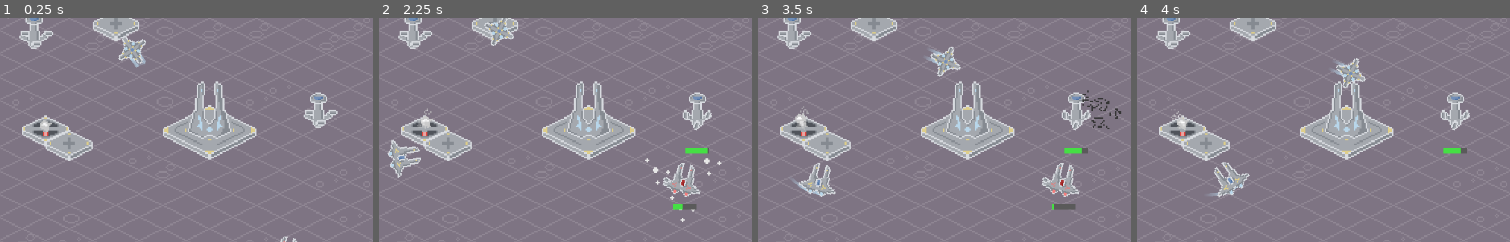
Above: before the commit, frames 1-4 (left to right).
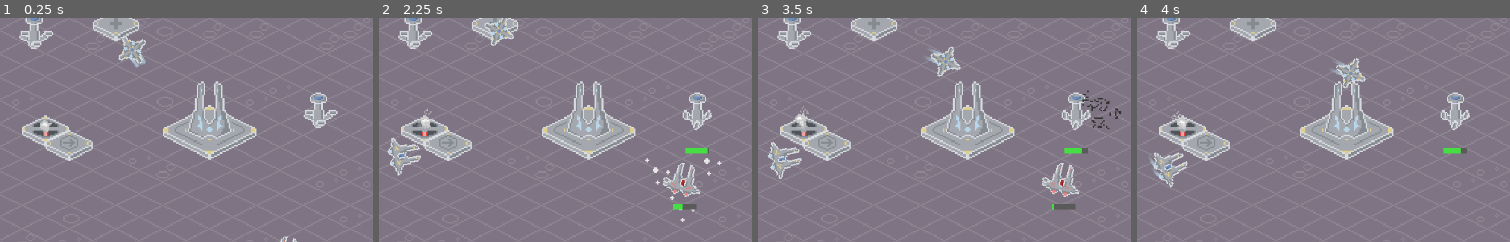
Above: after the commit, the same moments.

Repository: kevinn-t/cmpm-170-tower-defense
Game: Godot game, scene res://main scene.tscn
Same seed, same stepped clock (60 frames per second), same inputs: the game is played once before the commit and once after it.
Inputs:
- Up to frame 1 (0.25 s): no input
- Up to frame 2 (2.25 s): click "Unselect" at 0.5 s; click "city" at 1.25 s; click "habitat" at 2 s
- Up to frame 3 (3.5 s): click "drill" at 2.75 s
- Up to frame 4 (4 s): click "ship depot" at 3.5 s
The pictures show only the part of the screen within x 27-77%, y 25-75%; the shares and areas given below are measured in that part.

The runs differ from the first frame. In frame 1, less than 0.1% of the frame differs, in the area x 16-21%, y 52-59%; in frame 2, 0.7%; in frame 3, 1.4%; in frame 4, 1.5%, in the area x 3-31%, y 52-81%.

Commit message:
fix ship depot texture reference

Diff:
--- a/Prefabs/ship_depot.tscn
+++ b/Prefabs/ship_depot.tscn
@@ -1,8 +1,13 @@
-[gd_scene load_steps=4 format=3 uid="uid://dml41df75scnh"]
+[gd_scene load_steps=6 format=3 uid="uid://dml41df75scnh"]
 
 [ext_resource type="Script" uid="uid://cao6f1elr876n" path="res://Scripts/ship_depot.gd" id="1_ierel"]
 [ext_resource type="PackedScene" uid="uid://riooch6ao270" path="res://Prefabs/Previews/ship_depot_sprite.tscn" id="2_qpmyw"]
+[ext_resource type="Texture2D" uid="uid://ngf8x83gaik2" path="res://Art/ship_homes-Sheet.png" id="3_532he"]
 [ext_resource type="Texture2D" uid="uid://dqv4103k2w5on" path="res://Art/diamond.svg" id="3_oaqhv"]
+
+[sub_resource type="AtlasTexture" id="AtlasTexture_ox7xa"]
+atlas = ExtResource("3_532he")
+region = Rect2(32, 0, 32, 32)
 
 [node name="Ship Depot" type="StaticBody2D" groups=["ship_depot"]]
 y_sort_enabled = true
@@ -10,6 +15,7 @@
 script = ExtResource("1_ierel")
 
 [node name="Sprite2D" parent="." instance=ExtResource("2_qpmyw")]
+texture = SubResource("AtlasTexture_ox7xa")
 
 [node name="Dummy" type="CollisionPolygon2D" parent="."]
 polygon = PackedVector2Array(16, 0, 0, -8, -16, 0, 0, 8)
--- a/Scripts/transport_ship.gd
+++ b/Scripts/transport_ship.gd
@@ -63,8 +63,8 @@
 	$Status.global_position = global_position + Vector2(-$Status.size.x * $Status.scale.x * 0.5,10)
 	$Status.rotation = rotation * -1
 
-	#velocity = nav.velocity
-	#move_and_slide()
+	velocity = nav.velocity
+	move_and_slide()
 	super(_delta)
 
 func _mouse_enter() -> void:
@@ -77,7 +77,7 @@
 	pass # Replace with function body.
 
 func _on_navigation_agent_2d_velocity_computed(safe_velocity: Vector2) -> void:
-	velocity = safe_velocity
-	#print("Safe velocity " + str(safe_velocity))
-	move_and_slide()
+	#velocity = safe_velocity
+	##print("Safe velocity " + str(safe_velocity))
+	#move_and_slide()
 	pass
